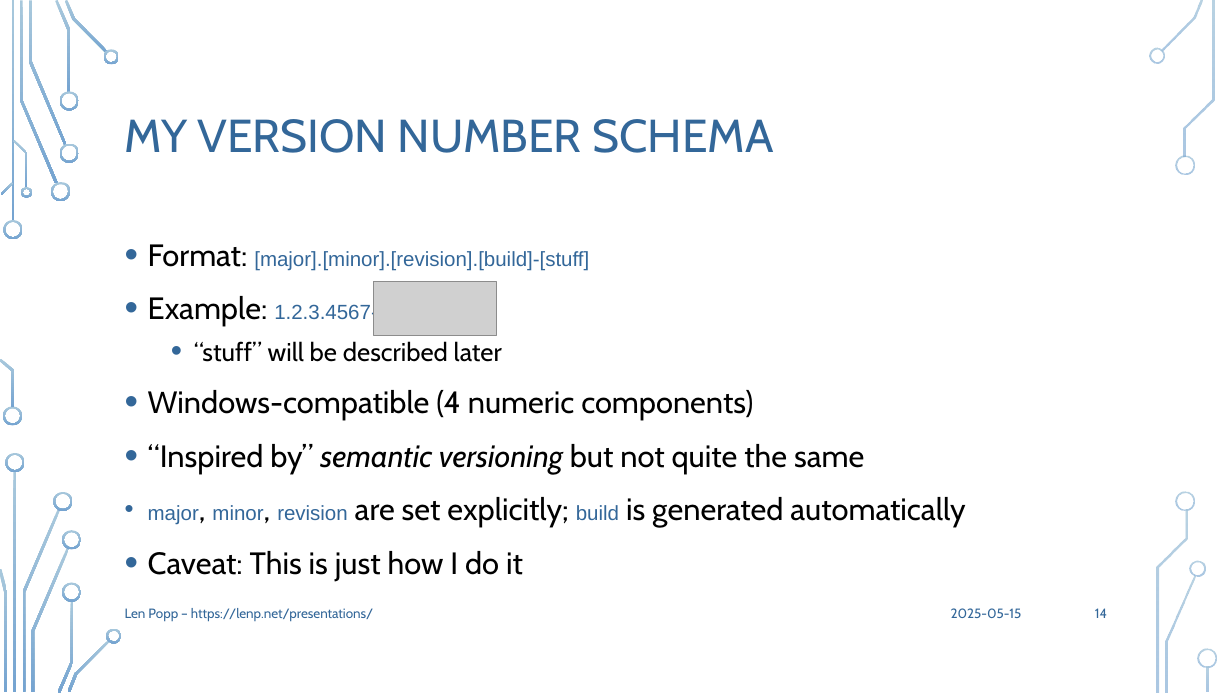
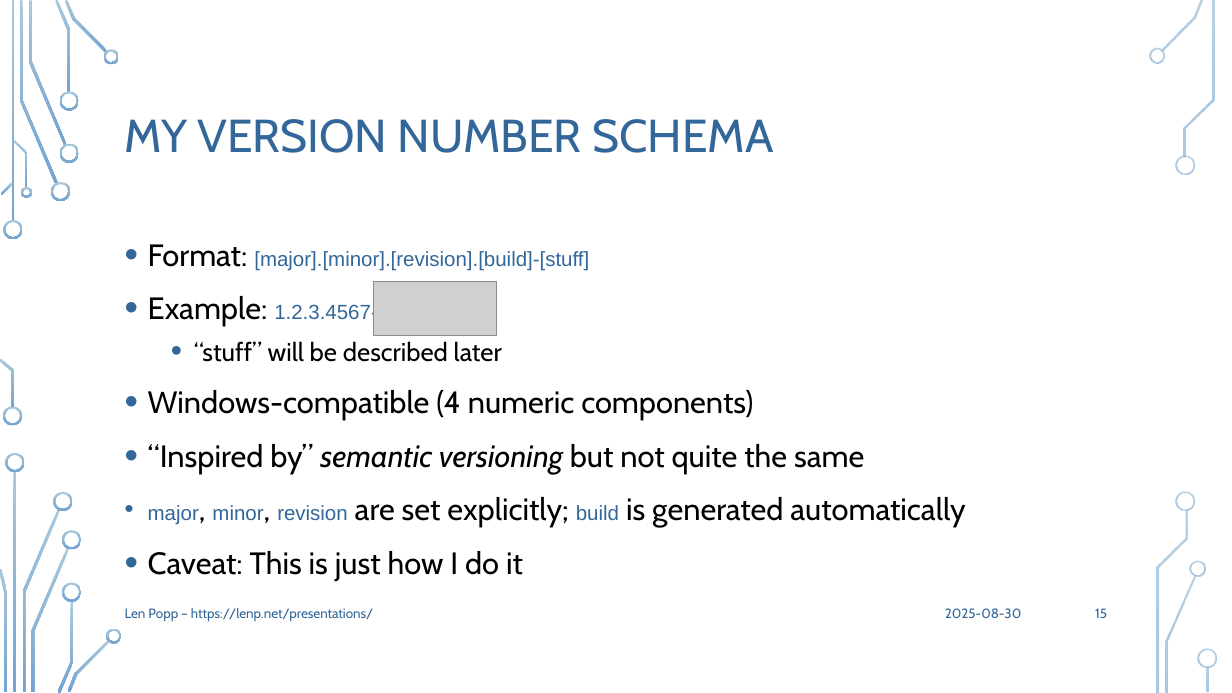
Before and after one commit to Len42/presentations, a slide deck: slide 15 of MakeVersionInfo/MakeVersionInfo.pptx (slide 14 before the commit). Drawn at 1232x693 pixels with LibreOffice and Linux fonts; fonts in the diff are those of the drawing; grey boxes stand for pictures; background and template pictures are left out. Boxes give left, top, right and bottom in pixels: in the first picture for what was removed or moved away, otherwise in the second. Text is boxed around its words. In the diff, an @@ line names an element or a change of style, - is before the commit and + after.

```diff
--- a/MakeVersionInfo/MakeVersionInfo.pptx
+++ b/MakeVersionInfo/MakeVersionInfo.pptx
@@ text at [945, 608, 1022, 618]: text changed @@
-2025-05-15
+2025-08-30
@@ page number at [1095, 608, 1107, 618]: text changed @@
-14
+15
```
Also in this commit, not shown: 26 other slides changed, 2 slides added, 5 other files.
